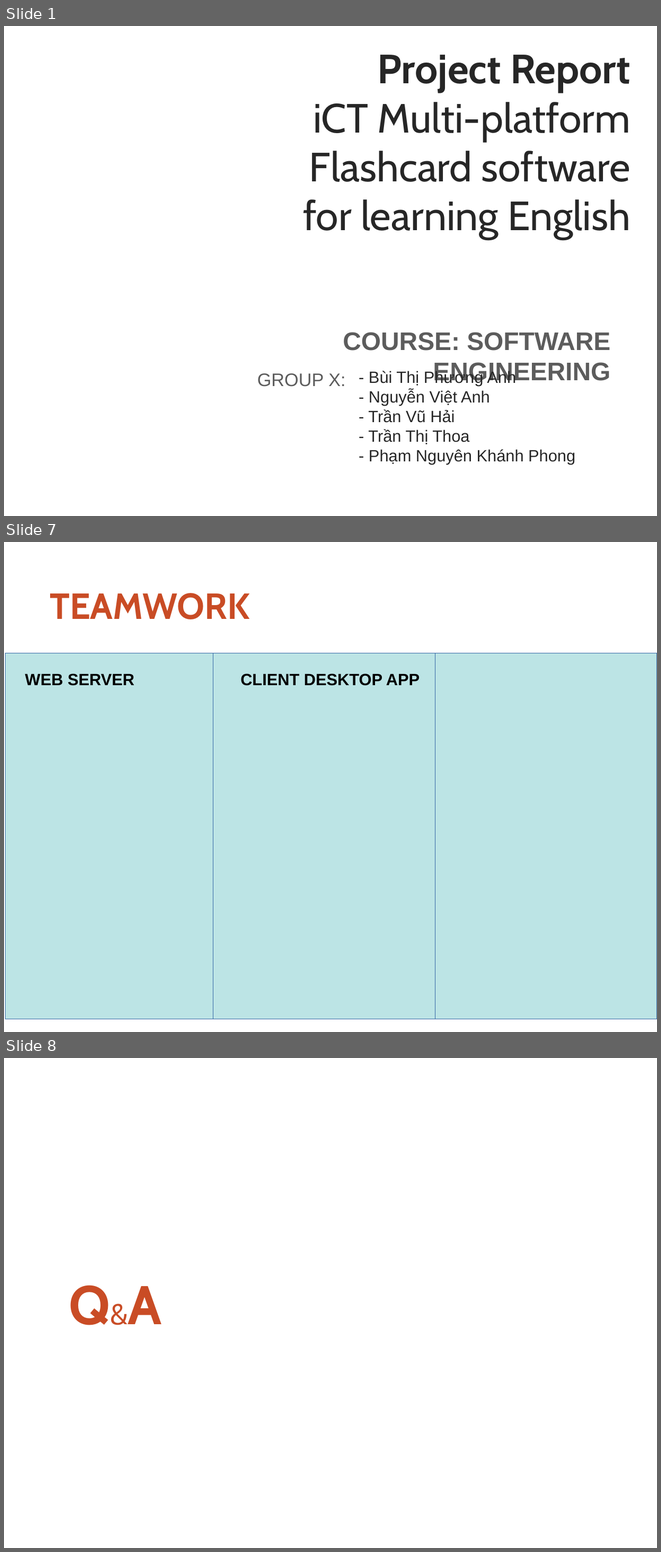
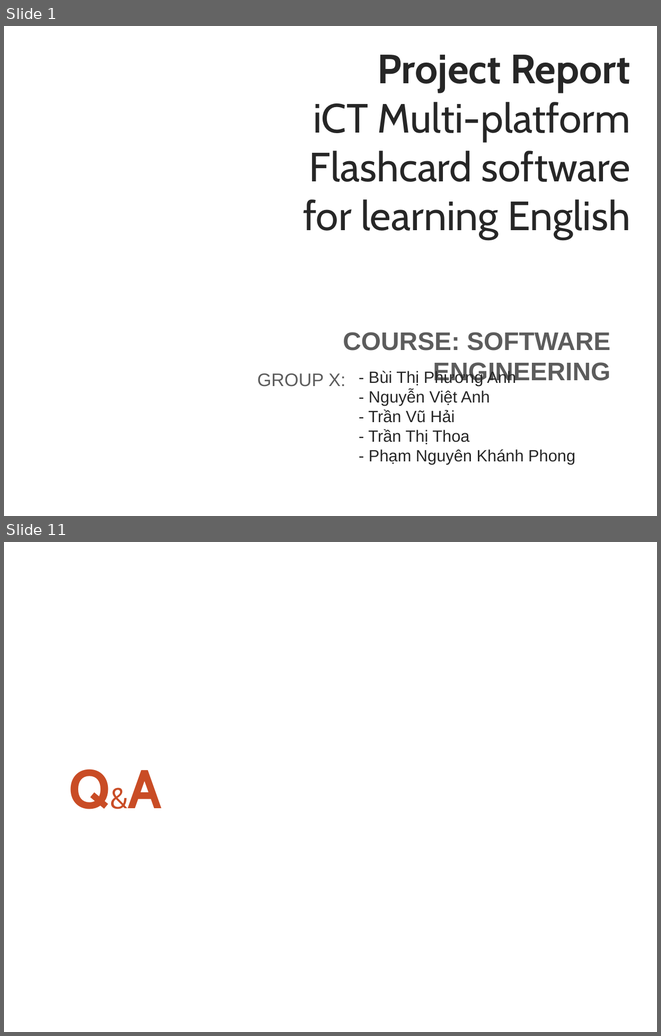
Before and after one commit to thoatran/iCT-Flashcard, a slide deck: docs/ReportSlides.pptx. Shown one above the other, each under a label of ours: slides 1, 7 and 8 before the commit, slides 1 and 11 after it; the slides between them are not shown. The pictures are 661x1552 and 661x1036 pixels, drawn with LibreOffice and Linux fonts; fonts in the diff are those of the drawing; background and template pictures are left out. Boxes give left, top, right and bottom in pixels: in the first picture for what was removed or moved away, otherwise in the second. Text is boxed around its words. In the diff, an @@ line names an element or a change of style, - is before the commit and + after.

```diff
--- a/docs/ReportSlides.pptx
+++ b/docs/ReportSlides.pptx
@@ slide 7 removed at (4,542,657,1032), background #FFFFFF @@
@@ text removed at (50,593,250,619) @@
-TEAMWORK
@@ rectangle removed at (5,653,213,1018) @@
@@ rectangle removed at (213,653,435,1018) @@
@@ rectangle removed at (435,653,657,1018) @@
@@ text removed at (25,673,134,686) @@
-WEB SERVER
@@ text removed at (240,673,420,686) @@
-CLIENT DESKTOP APP
@@ what was slide 8 is now slide 11 @@
```
Also in this commit, not shown: 5 slides changed, 4 slides added, 1 other file.
